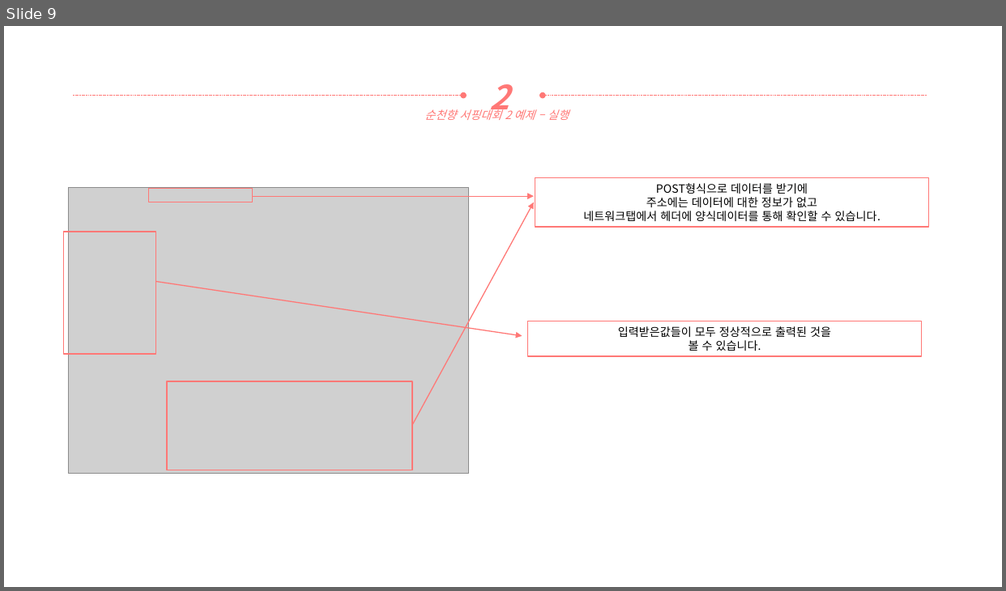
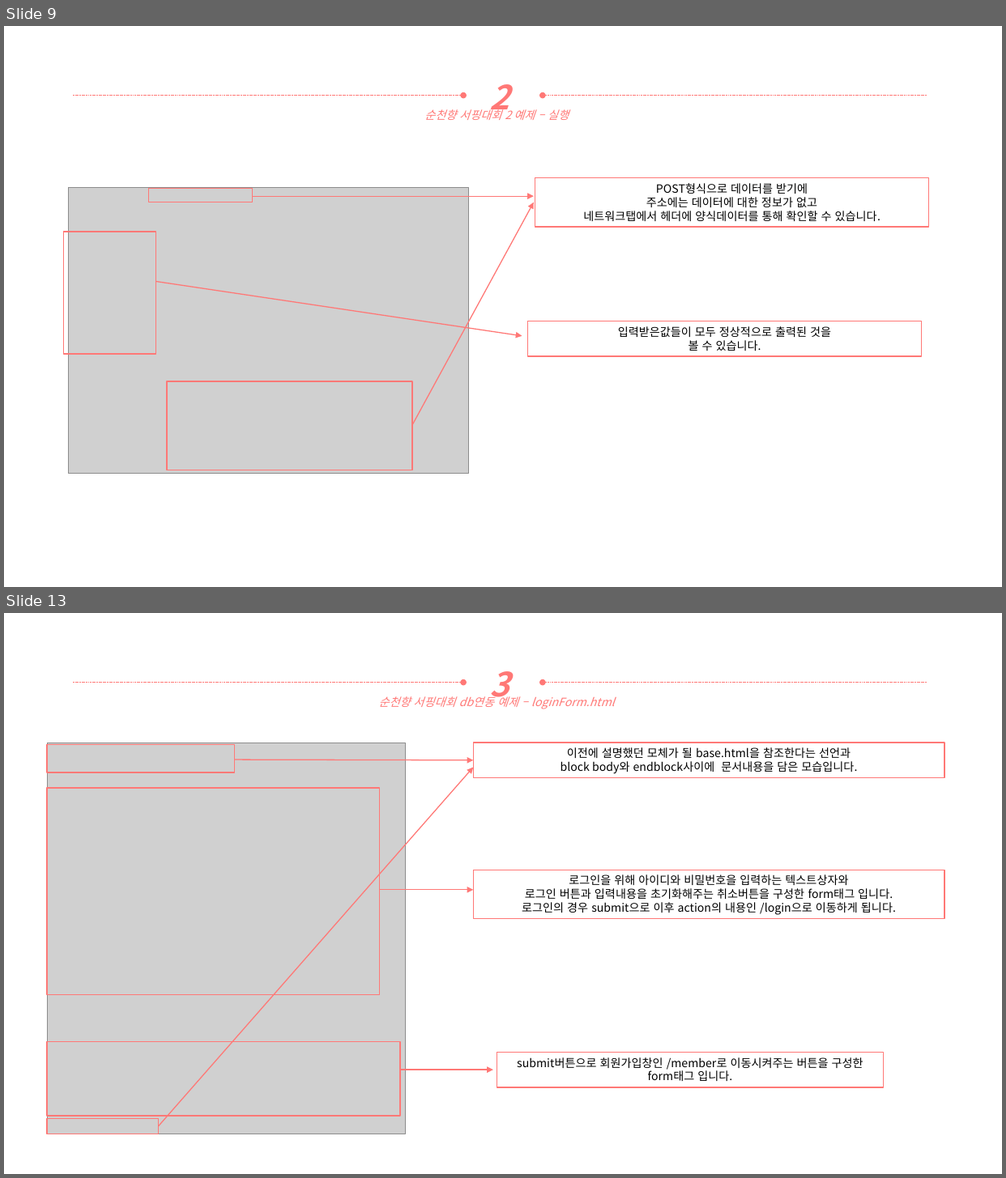
Before and after one commit to yooatom2200/Programing_Base_2, a slide deck: 6장/20164091-송희령-6주차 과제.pptx. Shown one above the other, each under a label of ours: slide 9 before the commit, slides 9 and 13 after it; the slides between them are not shown. The pictures are 1006x591 and 1006x1178 pixels, drawn with LibreOffice and Linux fonts; fonts in the diff are those of the drawing; grey boxes stand for pictures. Boxes give left, top, right and bottom in pixels: in the first picture for what was removed or moved away, otherwise in the second. Text is boxed around its words. In the diff, an @@ line names an element or a change of style, - is before the commit and + after.

```diff
--- a/6장/20164091-송희령-6주차 과제.pptx
+++ b/6장/20164091-송희령-6주차 과제.pptx
@@ slide 13 added at bbox=[4, 613, 1002, 1174], background #FFFFFF @@
@@ arrow added from (73, 683) to (463, 683), #FF7876 0.5 pt dashed @@
@@ text added at bbox=[490, 671, 509, 705], 32 pt, text #FF7876, bold, italic @@
+3
@@ arrow added from (927, 683) to (543, 683), #FF7876 0.5 pt dashed @@
@@ text added at bbox=[379, 695, 615, 709], 11 pt, text #FF7876, italic @@
+순천향 서핑대회 db연동 예제 – loginForm.html
@@ picture added at bbox=[47, 743, 404, 1134] @@
@@ rectangle added at bbox=[47, 745, 235, 773], outline #FF7876 1 pt @@
@@ rectangle added at bbox=[473, 743, 945, 777], outline #FF7876 1 pt, 11 pt, text #000000 @@
+이전에 설명했던 모체가 될 base.html을 참조한다는 선언과
+block body와 endblock사이에 문서내용을 담은 모습입니다.
@@ arrow added from (158, 1127) to (473, 767), #FF7876 1 pt @@
@@ arrow added from (235, 760) to (473, 760), #FF7876 1 pt @@
@@ rectangle added at bbox=[47, 788, 379, 995], outline #FF7876 1 pt @@
@@ rectangle added at bbox=[473, 870, 945, 919], outline #FF7876 1 pt, 11 pt, text #000000 @@
+로그인을 위해 아이디와 비밀번호을 입력하는 텍스트상자와
+로그인 버튼과 입력내용을 초기화해주는 취소버튼을 구성한 form태그 입니다.
+로그인의 경우 submit으로 이후 action의 내용인 /login으로 이동하게 됩니다.
@@ arrow added from (381, 890) to (473, 890), #FF7876 1 pt @@
@@ rectangle added at bbox=[47, 1042, 400, 1116], outline #FF7876 1 pt @@
@@ arrow added from (400, 1071) to (493, 1071), #FF7876 1 pt @@
@@ rectangle added at bbox=[496, 1053, 884, 1088], outline #FF7876 1 pt, 11 pt, text #000000 @@
+submit버튼으로 회원가입창인 /member로 이동시켜주는 버튼을 구성한
+form태그 입니다.
@@ rectangle added at bbox=[47, 1119, 158, 1135], outline #FF7876 1 pt @@
```
Also in this commit, not shown: 10 other slides added, 7 other files.
